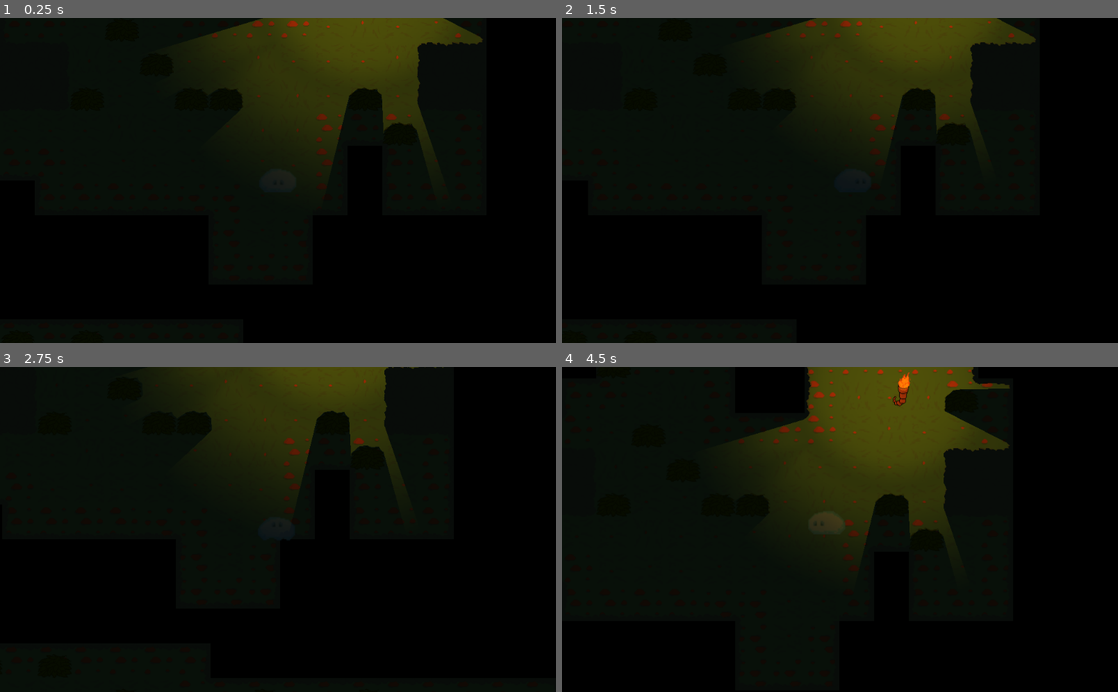
Above: before the commit, frames 1-4 (two rows, left to right).
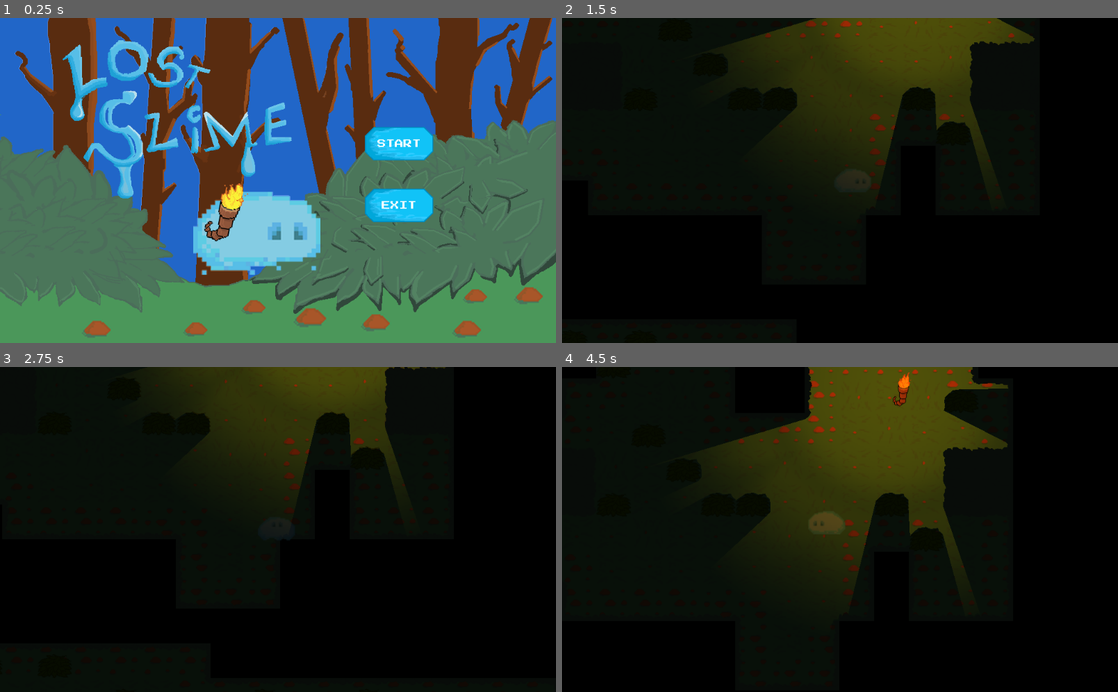
Above: after the commit, the same moments.

Repository: artis-krams/ggj21-lost-slime
Game: Godot game, scene res://MainMenu.tscn
Two runs of this game, one before a commit and one after it. Both use one fixed random seed, a clock stepped at 60 frames per second and the inputs below. Before the commit the project starts from res://Main2D.tscn. Sound files missing from this copy of the repository are replaced by a short silence.
Inputs (mouse positions are in pixels of both pictures, inside the frame that each line leads up to):
- Up to frame 1 (0.25 s): no input
- Up to frame 2 (1.5 s): click (962, 144) at 0.5 s, where only the run after the commit has a clickable "START"; tap Enter at 1.25 s; hold Right (right) from 1.28 s (still down)
- Up to frame 3 (2.75 s): release Right (right) at 2.03 s; hold S (down) from 2.03 s (still down)
- Up to frame 4 (4.5 s): release S (down) at 2.78 s; hold Right (right) 2.78-3.53 s; hold W (up) 3.53-4.28 s; hold A (left) from 4.28 s (still down)

The runs differ from the first frame. In frame 1, 100% of the frame differs, in the area x 0-100%, y 0-100%; in frame 2, 0.3%; in frame 3, 0.1%; in frame 4, 0.5%.

Commit message:
Use main menu as main scene

Diff:
--- a/project.godot
+++ b/project.godot
@@ -16,7 +16,7 @@
 [application]
 
 config/name="Ggj 21 -lost-slime"
-run/main_scene="res://Main2D.tscn"
+run/main_scene="res://MainMenu.tscn"
 boot_splash/image="res://art/UI/Main_Menu.png"
 config/icon="res://icon.png"
 
@@ -61,7 +61,6 @@
 
 2d_physics/layer_1="player"
 2d_physics/layer_2="bush"
-2d_physics/layer_3="enemy"
 
 [rendering]
 
